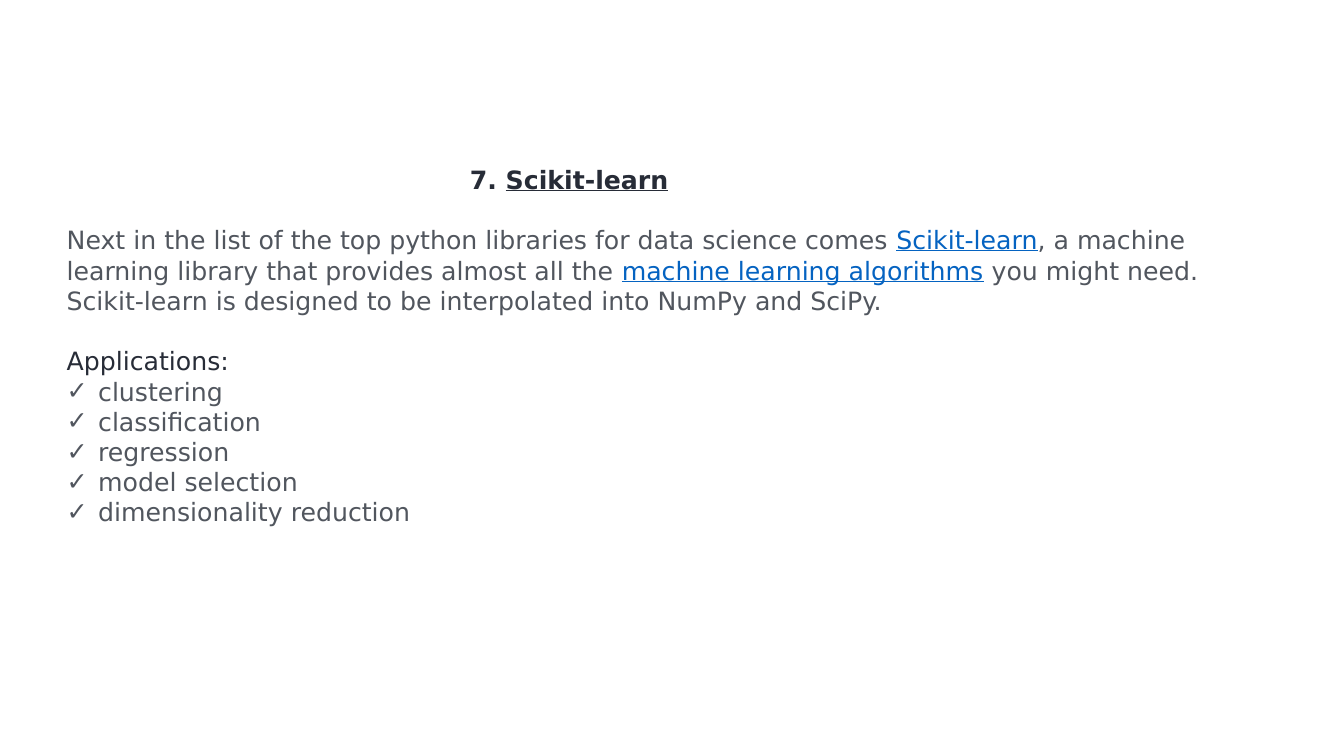
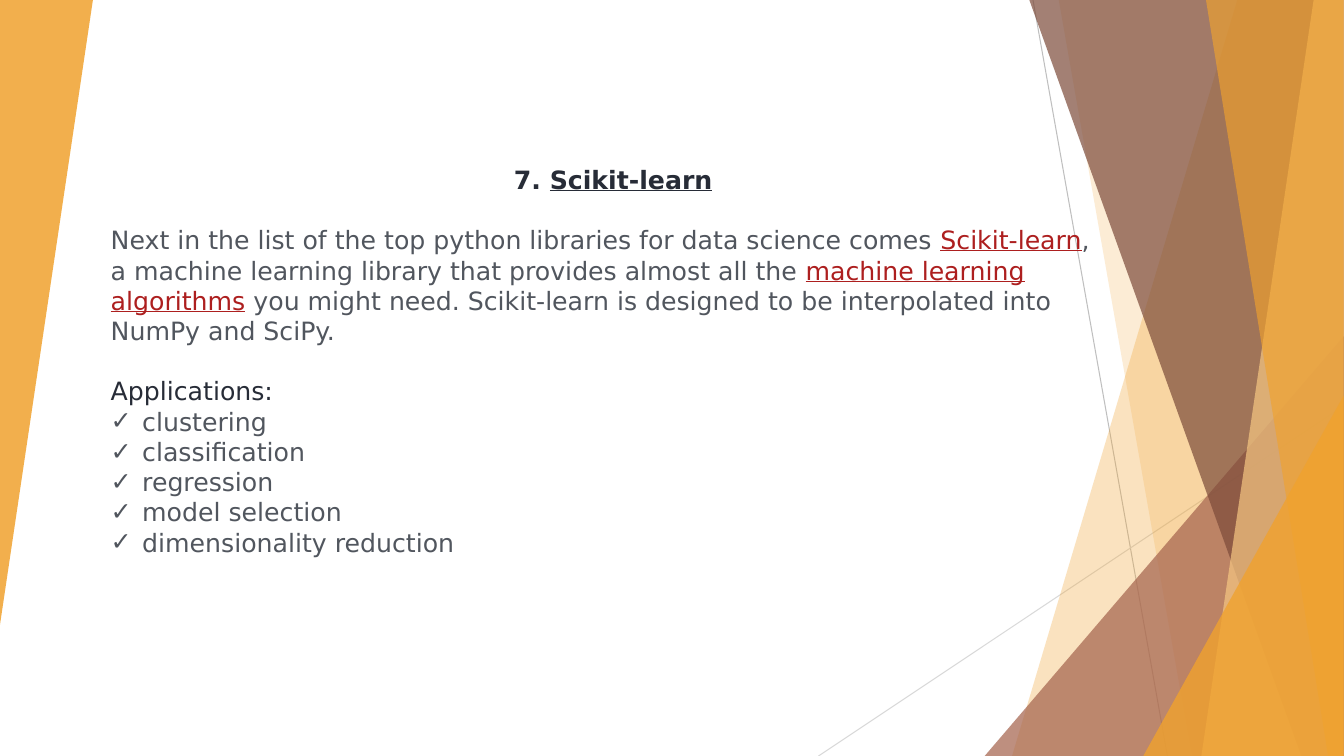
Before and after one commit to pallavimulik/Pallavi_DPDS202108, a slide deck: slide 8 of PythonTutorial/Presentation/PPtonlibraries.pptx. Drawn at 1344x756 pixels with LibreOffice and Linux fonts; fonts in the diff are those of the drawing. Boxes give left, top, right and bottom in pixels: in the first picture for what was removed or moved away, otherwise in the second. Text is boxed around its words. In the diff, an @@ line names an element or a change of style, - is before the commit and + after.

```diff
--- a/PythonTutorial/Presentation/PPtonlibraries.pptx
+++ b/PythonTutorial/Presentation/PPtonlibraries.pptx
@@ group added at <box>0,0,1344,756</box>: 5 freeform shapes, 3 triangles, 2 lines @@
@@ text "7. Scikit-learn": place and size @@
-text "7. Scikit-learn" at <box>67,170,1198,527</box>
+text "7. Scikit-learn" at <box>111,170,1089,558</box>
@@ text at <box>111,228,1089,346</box>: text colour #0563C1 to #AD1F1F in "Scikit-learn, machine learning algorithms" @@
```
Also in this commit, not shown: 10 other slides changed, 2 other files.
